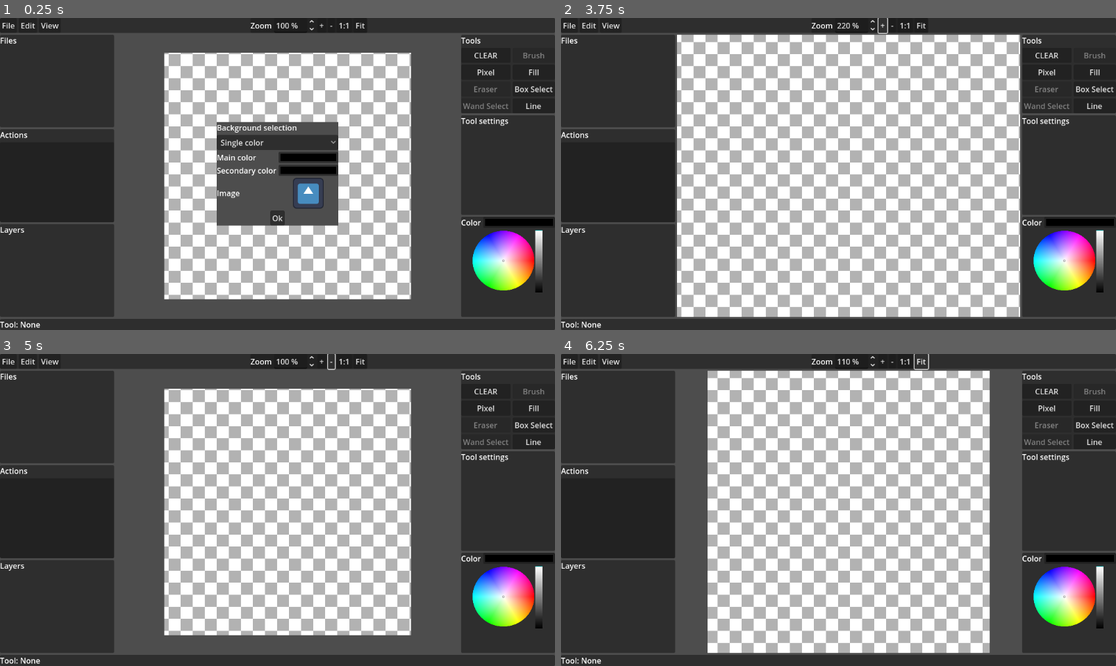
Above: before the commit, frames 1-4 (two rows, left to right).
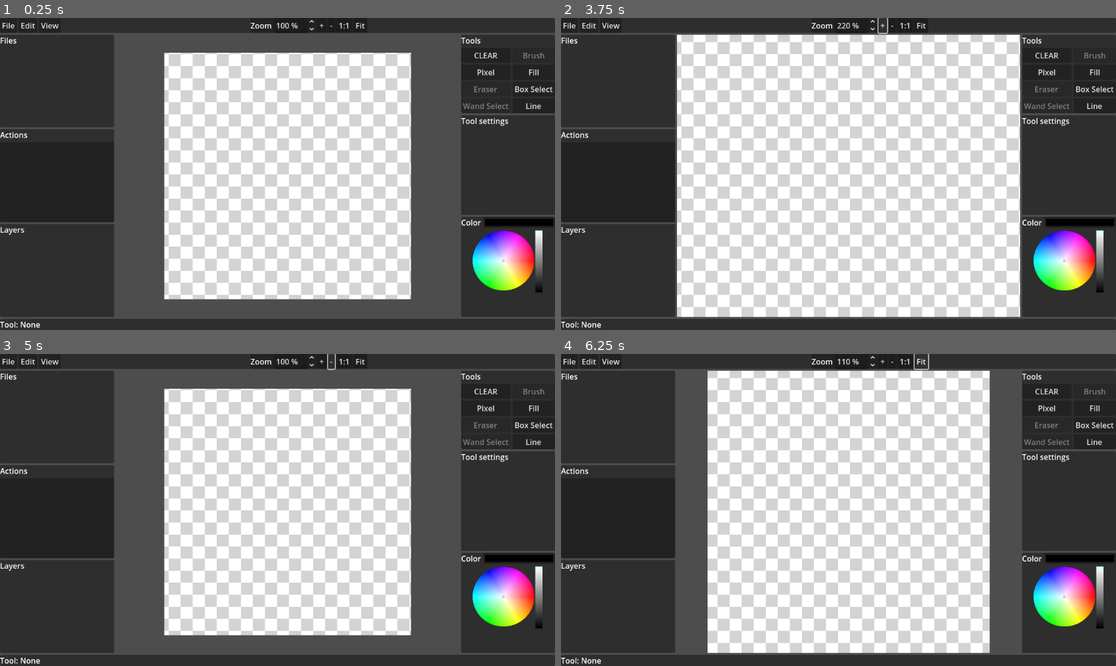
Above: after the commit, the same moments.

Repository: Zondartul/paint_editor
Game: Godot game, scene res://main.tscn
Same seed, same stepped clock (60 frames per second), same inputs: the game is played once before the commit and once after it. The engine's default icon, where the game draws it, is replaced by a stand-in: a white triangle on a blue panel in a dark square.
Inputs (mouse positions are in pixels of both pictures, inside the frame that each line leads up to):
- Up to frame 1 (0.25 s): no input
- Up to frame 2 (3.75 s): click (871, 192) at 0.52 s; click (838, 142) at 1.25 s, where only the run before the commit has a clickable "Single color"; click (838, 142) at 2 s, where only the run before the commit has a clickable "Single color"; click (838, 217) at 2.75 s, where only the run before the commit has a clickable "Ok"; click "+" at 3.5 s
- Up to frame 3 (5 s): click "-" at 4.25 s
- Up to frame 4 (6.25 s): click "1:1" at 5 s; click "Fit" at 5.75 s

The runs differ from the first frame. In frame 1, 20% of the frame differs, in the area x 29-74%, y 11-90%; in frame 2, 27%, in the area x 20-83%, y 5-96%; in frame 3, 17%; in frame 4, 22%.

Commit message:
added image selection for background; fixed bug with negative-size selection box; new_file recenters.

Diff:
--- a/main.gd
+++ b/main.gd
@@ -10,6 +10,7 @@
 const script_tool_selbox = preload("tool_sel_box.gd")
 
 const shader_checkerboard = preload("res://checkerboard.gdshader")
+const shader_texture = preload("res://simple_texture.gdshader")
 
 var tool:PaintTool = null;
 @onready var n_background:ColorRect = $BC_middle/BC_center/Background
@@ -31,6 +32,7 @@
 	ctx.undo_manager = UndoManager.new(ctx);
 	ctx.undo_manager.undo_stack_changed.connect(_on_UndoManager_stack_changed);
 	apply_fix_sb_enter_means_next();
+	set_background("checkerboard", Color.WHITE, Color.LIGHT_GRAY, load("res://data/wizardtower.png"));
 	print("hi")
 
 func _process(delta:float)->void:
@@ -157,7 +159,8 @@
 	var BG = $BC_middle/BC_center/Background
 	resize_canvas_nodes(new_size);
 	for canvas in BG.get_children():
-		canvas.clear();
+		if canvas is PaintCanvas:
+			canvas.clear();
 	canvas_restart();
 	resize_canvas_nodes(new_size); # too many side effects, got to fix it again!
 
@@ -166,16 +169,18 @@
 	BG.custom_minimum_size = new_size;
 	BG.size = new_size;
 	for canvas in BG.get_children():
-		canvas.picture_size = new_size;
-		canvas.custom_minimum_size = new_size;
-		#print(canvas.name +": resizing "+str(new_size)+"...");
-		canvas.size = new_size;
-		#print(canvas.name + " resized to "+str(canvas.size))
-		canvas.position = Vector2i(0,0);
+		if canvas is TextureRect:
+			canvas.picture_size = new_size;
+			canvas.custom_minimum_size = new_size;
+			#print(canvas.name +": resizing "+str(new_size)+"...");
+			canvas.size = new_size;
+			#print(canvas.name + " resized to "+str(canvas.size))
+			canvas.position = Vector2i(0,0);
 
 
 func new_file(settings):
 	resize_canvas(settings.size);
+	recenter_bg();
 	ctx.undo_manager.clear();
 
 func _on_pop_new_file_btn_accept_pressed() -> void:
@@ -452,7 +457,10 @@
 		mat.set_shader_parameter("color2", col2);
 		n_background.show()
 	elif type == "image":
-		n_background.material = bg_image;
+		var mat = ShaderMaterial.new();
+		mat.shader = shader_texture;
+		n_background.material = mat;
+		mat.set_shader_parameter("texture_albedo", bg_image);
 		n_background.show()
 	write_widget_background();
 
@@ -491,12 +499,16 @@
 	n_lbl_image.visible = vis[2];
 	n_bg_image.visible = vis[2];
 
-func _on_opt_background_item_selected(index: int) -> void:
+func _on_opt_background_item_selected(_index: int) -> void:
 	read_widget_background();
-func _on_background_cp_col_1_color_changed(color: Color) -> void:
+func _on_background_cp_col_1_color_changed(_color: Color) -> void:
 	read_widget_background();
-func _on_cp_col_2_color_changed(color: Color) -> void:
+func _on_cp_col_2_color_changed(_color: Color) -> void:
 	read_widget_background();
 
 func _on_background_btn_image_pressed() -> void:
-	print("select image...")
+	$fd_select_image.show();
+
+func _on_fd_select_image_file_selected(path: String) -> void:
+	n_bg_image.texture_normal = load(path);
+	read_widget_background();
--- a/main.tscn
+++ b/main.tscn
@@ -4,7 +4,7 @@
 [ext_resource type="Shader" uid="uid://cm1ykdxllelo4" path="res://checkerboard.gdshader" id="2_lquwl"]
 [ext_resource type="Shader" uid="uid://bcynabdmo65fs" path="res://grid.gdshader" id="3_1bvp3"]
 [ext_resource type="Script" uid="uid://b4v6uoirhvfve" path="res://canvas.gd" id="3_h2yge"]
-[ext_resource type="Texture2D" uid="uid://bpgfqem2w7bhw" path="res://icon.svg" id="4_1bvp3"]
+[ext_resource type="Texture2D" uid="uid://cw8j2ny1vmyp2" path="res://data/wizardtower.png" id="5_lquwl"]
 
 [sub_resource type="ShaderMaterial" id="ShaderMaterial_7mycd"]
 shader = ExtResource("2_lquwl")
@@ -465,7 +465,6 @@
 [node name="pop_background" type="Popup" parent="."]
 initial_position = 2
 size = Vector2i(252, 215)
-visible = true
 
 [node name="BC" type="BoxContainer" parent="pop_background"]
 anchors_preset = 15
@@ -520,7 +519,7 @@
 [node name="btn_image" type="TextureButton" parent="pop_background/BC/grid"]
 custom_minimum_size = Vector2(64, 64)
 layout_mode = 2
-texture_normal = ExtResource("4_1bvp3")
+texture_normal = ExtResource("5_lquwl")
 ignore_texture_size = true
 stretch_mode = 5
 
@@ -531,6 +530,14 @@
 [node name="btnOK" type="Button" parent="pop_background/BC/BC"]
 layout_mode = 2
 text = "Ok"
+
+[node name="fd_select_image" type="FileDialog" parent="."]
+title = "Select Image"
+initial_position = 2
+ok_button_text = "Open"
+file_mode = 0
+access = 2
+filters = PackedStringArray("*.png,*.jpg,*.jpeg;Image Files;image/png,image/jpeg")
 
 [connection signal="index_pressed" from="BC_top/P/BC/MenuBar/File" to="." method="_on_file_index_pressed"]
 [connection signal="index_pressed" from="BC_top/P/BC/MenuBar/Edit" to="." method="_on_edit_index_pressed"]
@@ -565,3 +572,4 @@
 [connection signal="color_changed" from="pop_background/BC/grid/cp_col2" to="." method="_on_cp_col_2_color_changed"]
 [connection signal="pressed" from="pop_background/BC/grid/btn_image" to="." method="_on_background_btn_image_pressed"]
 [connection signal="pressed" from="pop_background/BC/BC/btnOK" to="pop_background" method="hide"]
+[connection signal="file_selected" from="fd_select_image" to="." method="_on_fd_select_image_file_selected"]
--- /dev/null
+++ b/simple_texture.gdshader
@@ -0,0 +1,6 @@
+shader_type canvas_item;
+uniform sampler2D texture_albedo : source_color;
+
+void fragment() {
+    COLOR = texture(texture_albedo, UV);
+}
--- a/tool_sel_box.gd
+++ b/tool_sel_box.gd
@@ -36,10 +36,21 @@
 	prev_pos = pos;
 	is_lmb_down = true;
 
+func normalize_rect(rect: Rect2i) -> Rect2i:
+	var normalized = rect
+	if rect.size.x < 0:
+		normalized.position.x += rect.size.x
+		normalized.size.x = -rect.size.x
+	if rect.size.y < 0:
+		normalized.position.y += rect.size.y
+		normalized.size.y = -rect.size.y
+	return normalized
+
 func lmb_up(pos:Vector2i):
 	is_lmb_down = false;
 	if not is_something_selected:
 		var R = Rect2i(prev_pos, pos-prev_pos);
+		R = normalize_rect(R);
 		selected_region = context.canvas.canvas_image.get_region(R);
 		region_pos = R.position;
 		context.canvas2.canvas_image.blit_rect(context.canvas.canvas_image, R, region_pos);
@@ -53,6 +64,7 @@
 	if is_something_selected:
 		context.undo_manager.action_begin("Paste selection");
 		var R = Rect2i(Vector2i(0,0), selected_region.get_size());
+		R = normalize_rect(R);
 		context.canvas.canvas_image.blend_rect(selected_region, R, region_pos);
 		context.canvas.update_canvas.call();
 		is_something_selected = false;
@@ -78,23 +90,9 @@
 			context.canvas2.canvas_image.blit_rect(selected_region, R, region_pos);
 			context.canvas2.update_canvas.call();
 
-
-func placedot(pos):
-	#context.canvas.brush_radius = Vector2i(1,1);
-	#context.canvas.draw_dot.call(pos);
-	context.canvas.canvas_image.set_pixel(pos.x, pos.y, context.cur_color)
-	context.canvas.update_canvas.call();
-
-func placeline(prev_pos, pos):
-	context.canvas.brush_radius = Vector2i(1,1);
-	context.canvas.brush_color = context.cur_color;
-	context.canvas.line.append(prev_pos);
-	context.canvas.line.append(pos);
-	context.canvas.draw_line.call();
-
 func preview_line(prev_pos, pos):
 	context.canvas2.brush_radius = Vector2i(1,1);
-	context.canvas2.brush_color = context.cur_color;
+	context.canvas2.brush_color = Color.BLACK; #context.cur_color;
 	context.canvas2.line.append(prev_pos);
 	context.canvas2.line.append(pos);
 	context.canvas2.draw_line.call();
Not shown, added: simple_texture.gdshader.uid
